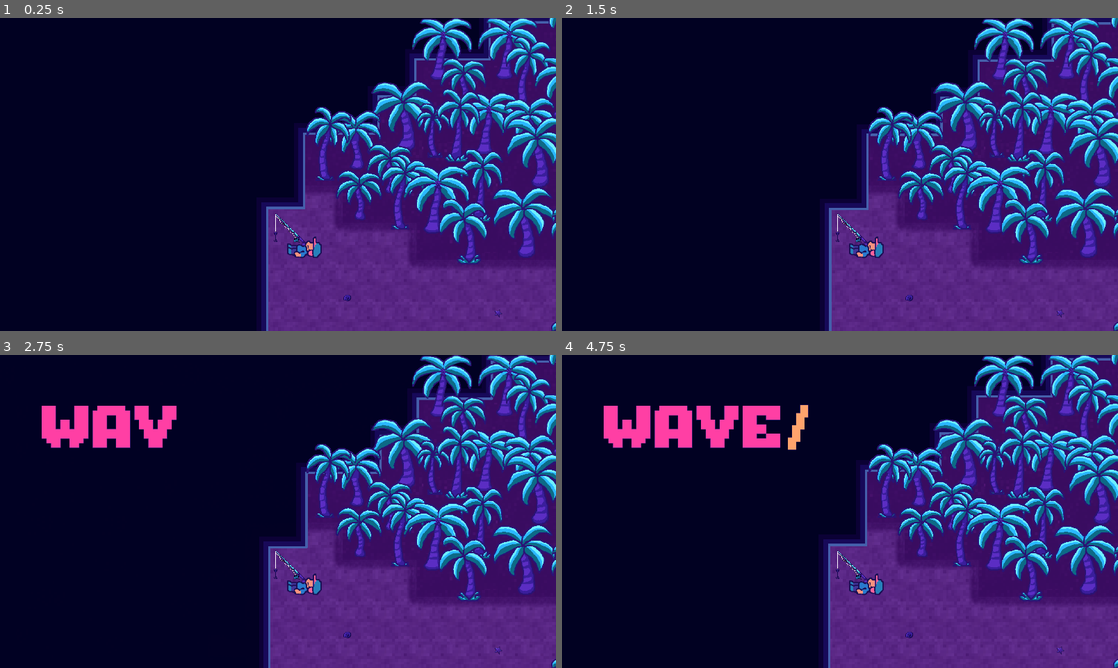
Above: before the commit, frames 1-4 (two rows, left to right).
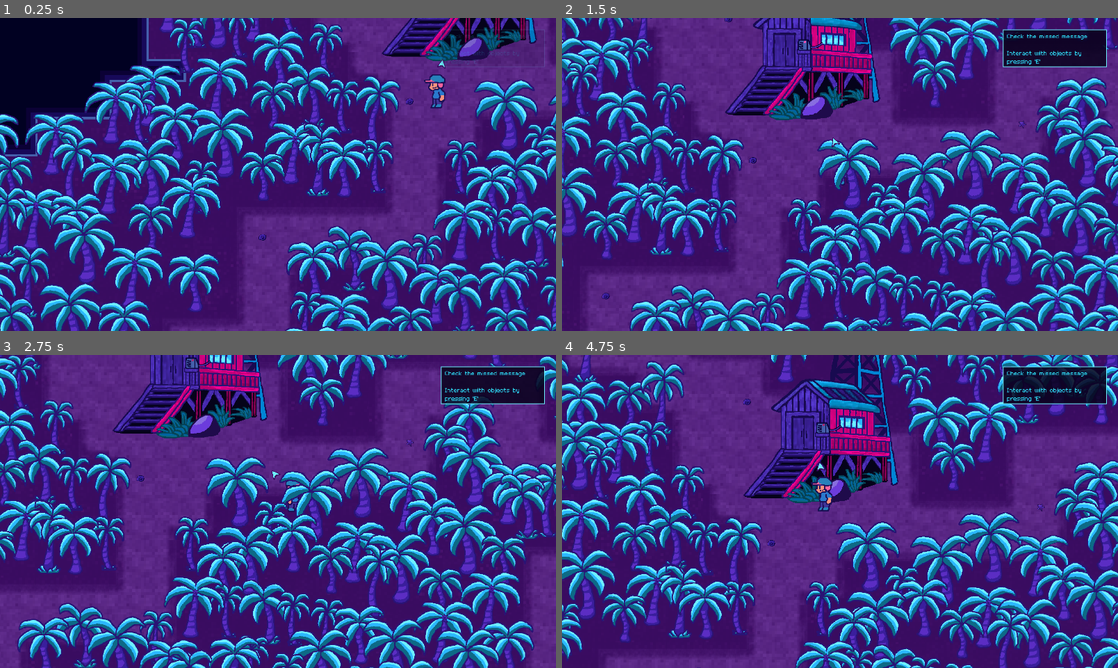
Above: after the commit, the same moments.

Repository: dougwhite/wave-length
Game: Godot game, scene res://scenes/game.tscn
Same seed, same stepped clock (60 frames per second), same inputs: the game is played once before the commit and once after it.
Inputs:
- Up to frame 1 (0.25 s): no input
- Up to frame 2 (1.5 s): tap Enter (ui_accept) at 0.5, 0.77 s; hold Right (move_right) 0.53-1.28 s; tap E (interact, bound only after the commit) at 0.6, 1.35 s; hold S (move_down) from 1.28 s (still down)
- Up to frame 3 (2.75 s): tap Enter (ui_accept) at 1.52 s; release S (move_down) at 2.03 s; hold Right (move_right) from 2.03 s (still down); tap E (interact, bound only after the commit) at 2.1 s
- Up to frame 4 (4.75 s): release Right (move_right) at 2.78 s; hold Up (move_up) 2.78-3.53 s; tap E (interact, bound only after the commit) at 2.85, 3.6, 4.35 s; tap Enter (ui_accept) at 3.02, 3.77, 4.52 s; hold Left (move_left) from 3.53 s (still down)

The runs differ from the first frame. In frame 1, 83% of the frame differs, in the area x 0-100%, y 0-100%; in frame 2, 92%; in frame 3, 91%; in frame 4, 92%.

Commit message:
Added radio asset. Extended porch on radio hut to fit the new radio. Tidied up behaviour of objective arrow. Added interactables, added new answering radio message stage. Tweaks to objectives fade timing

Diff:
--- a/project.godot
+++ b/project.godot
@@ -49,6 +49,11 @@
 , Object(InputEventKey,"resource_local_to_scene":false,"resource_name":"","device":-1,"window_id":0,"alt_pressed":false …(183 unchanged characters)…
 ]
 }
+interact={
+"deadzone": 0.2,
+"events": [Object(InputEventKey,"resource_local_to_scene":false,"resource_name":"","device":-1,"window_id":0,"alt_pressed":false,"shift_pressed":false,"ctrl_pressed":false,"meta_pressed":false,"pressed":false,"keycode":0,"physical_keycode":69,"key_label":0,"unicode":101,"location":0,"echo":false,"script":null)
+]
+}
 
 [rendering]
 
--- a/scenes/game.tscn
+++ b/scenes/game.tscn
@@ -25,6 +25,7 @@
 [ext_resource type="PackedScene" uid="uid://dl6ltjuc0nrh1" path="res://scenes/ui/objectives.tscn" id="22_bt5mj"]
 [ext_resource type="PackedScene" uid="uid://csdp4uljpxkua" path="res://scenes/arrow.tscn" id="23_e1j6l"]
 [ext_resource type="PackedScene" uid="uid://bdjp6yrn2nh0v" path="res://scenes/narrative/zone.tscn" id="25_pl11u"]
+[ext_resource type="PackedScene" uid="uid://dn024kiw0kc6v" path="res://scenes/radio.tscn" id="26_bhx41"]
 
 [sub_resource type="TileSetAtlasSource" id="TileSetAtlasSource_lnu2h"]
 texture = ExtResource("1_yqjtg")
@@ -1285,7 +1286,7 @@
 position_smoothing_enabled = true
 
 [node name="Arrow" parent="Objects/Player" node_paths=PackedStringArray("player") instance=ExtResource("23_e1j6l")]
-z_index = 1
+z_index = 2
 player = NodePath("..")
 
 [node name="RadioHut" parent="Objects" instance=ExtResource("21_5newe")]
@@ -2183,6 +2184,11 @@
 
 [node name="Shell8" parent="Objects/Doodads" instance=ExtResource("16_1kice")]
 position = Vector2(2073, -1085)
+
+[node name="Radio" parent="Objects" groups=["selectables"] instance=ExtResource("26_bhx41")]
+z_index = 1
+position = Vector2(2310, -977)
+disabled = true
 
 [node name="Audio" type="Node" parent="."]
 
@@ -2211,6 +2217,7 @@
 
 [node name="NarrativeManager" type="Node" parent="."]
 script = ExtResource("22_37s47")
+start_stage = 4
 
 [node name="Locations" type="Node2D" parent="NarrativeManager"]
 metadata/_edit_group_ = true
@@ -2220,6 +2227,7 @@
 position = Vector2(225, 271)
 
 [node name="RadioHutZone" parent="NarrativeManager/Locations" instance=ExtResource("25_pl11u")]
+visible = false
 position = Vector2(2252, -573)
 
 [node name="CollisionShape2D" type="CollisionShape2D" parent="NarrativeManager/Locations/RadioHutZone"]
--- a/scenes/player.tscn
+++ b/scenes/player.tscn
@@ -404,6 +404,9 @@
 [sub_resource type="CapsuleShape2D" id="CapsuleShape2D_3vyb7"]
 radius = 20.0
 height = 68.0
+
+[sub_resource type="CircleShape2D" id="CircleShape2D_g2els"]
+radius = 145.08618
 
 [node name="Player" type="CharacterBody2D"]
 y_sort_enabled = true
@@ -413,10 +416,18 @@
 sprite_frames = SubResource("SpriteFrames_tuyoq")
 animation = &"sleep"
 autoplay = "sleep"
-frame_progress = 0.20211205
 offset = Vector2(0, -60)
 
 [node name="CollisionShape2D" type="CollisionShape2D" parent="."]
 z_index = 1
 position = Vector2(0, -34)
 shape = SubResource("CapsuleShape2D_3vyb7")
+
+[node name="SelectionRadius" type="Area2D" parent="."]
+
+[node name="CollisionShape2D" type="CollisionShape2D" parent="SelectionRadius"]
+position = Vector2(0, -61)
+shape = SubResource("CircleShape2D_g2els")
+
+[connection signal="body_entered" from="SelectionRadius" to="." method="_on_selection_radius_body_entered"]
+[connection signal="body_exited" from="SelectionRadius" to="." method="_on_selection_radius_body_exited"]
--- /dev/null
+++ b/scenes/radio.tscn
@@ -0,0 +1,34 @@
+[gd_scene load_steps=4 format=3 uid="uid://dn024kiw0kc6v"]
+
+[ext_resource type="Script" uid="uid://dimbog4ae788d" path="res://scripts/radio.gd" id="1_ldjbc"]
+[ext_resource type="Texture2D" uid="uid://cgeel4uo4wg82" path="res://art/radio.png" id="1_y83x7"]
+
+[sub_resource type="RectangleShape2D" id="RectangleShape2D_ldjbc"]
+size = Vector2(49, 40)
+
+[node name="Radio" type="StaticBody2D"]
+script = ExtResource("1_ldjbc")
+
+[node name="base" type="Sprite2D" parent="."]
+position = Vector2(41, -23)
+texture = ExtResource("1_y83x7")
+region_enabled = true
+region_rect = Rect2(0, 0, 96, 64)
+
+[node name="glow" type="Sprite2D" parent="."]
+modulate = Color(1, 1, 1, 0)
+position = Vector2(57, -23)
+texture = ExtResource("1_y83x7")
+region_enabled = true
+region_rect = Rect2(0, 64, 128, 64)
+
+[node name="light" type="Sprite2D" parent="."]
+modulate = Color(1, 1, 1, 0)
+position = Vector2(25, -39)
+texture = ExtResource("1_y83x7")
+region_enabled = true
+region_rect = Rect2(96, 0, 32, 32)
+
+[node name="CollisionShape2D" type="CollisionShape2D" parent="."]
+position = Vector2(24.5, -20)
+shape = SubResource("RectangleShape2D_ldjbc")
--- a/scripts/arrow.gd
+++ b/scripts/arrow.gd
@@ -15,6 +15,7 @@
 	sprite.modulate.a = 0.0
 
 func _process(_delta):
+	# If we have no objective or player, we should hide the arrow
 	if objective == null or player == null:
 		if not _hidden:
 			_fade_out()
@@ -22,14 +23,23 @@
 
 	# Figure out angle from player to the objective
 	var player_center = player.global_position + Vector2(0.0, -55.0)
-	var dir: Vector2 = (objective.global_position - player_center).normalized()
+	var dir: Vector2 = objective.global_position - player_center
 
-	global_position = player_center + dir * FLOAT_DIST
+	# If we are really close, just float the arrow on the object
+	if dir.length() < FLOAT_DIST:
+		global_position = objective.global_position
+	# otherwise put it a set distance away from the player
+	else:
+		global_position = player_center + dir.normalized() * FLOAT_DIST
+
+	# turn the arrow to face the direction of the object
 	sprite.rotation = dir.angle()
 
+	# if the objective arrow was hidden, fade it in now
 	if _hidden:
 		_fade_in()
 
+# fades the arrow in
 func _fade_in() -> void:
 	_hidden = false
 	var tween = create_tween()
@@ -38,6 +48,7 @@
 		.set_trans(Tween.TRANS_SINE) \
 		.set_ease(Tween.EASE_IN)
 
+# fades the arrow out
 func _fade_out() -> void:
 	_hidden = true
 	var tween = create_tween()
--- /dev/null
+++ b/scripts/interactable.gd
@@ -0,0 +1,62 @@
+# All interactables require a collisionshape2d
+class_name Interactable
+extends StaticBody2D
+
+signal interacted
+
+const FADE_TIME = .25
+
+@onready var glow = $glow
+@export var selected: bool = false
+@export var disabled: bool = false
+
+var _target_alpha = 0.0
+var _tween_alpha = 0.0
+var _glow_tween: Tween
+
+func _process(_delta):
+	# we aren't initialized yet, do nothing
+	if not glow:
+		return
+
+	# figure out if we should be on or off
+	if not selected or disabled:
+		_target_alpha = 0.0
+	else:
+		_target_alpha = 1.0
+
+	# if we are already there, do nothing
+	if _target_alpha == glow.modulate.a:
+		return
+
+	# otherwise start heading in the right direction
+	_tween_glow()
+
+func _tween_glow():
+	# if our current tween is already heading in the right direction, we don't need to do anything
+	if _tween_alpha == _target_alpha:
+		return
+
+	# dispose of any existing tween and recreate it
+	if _glow_tween:
+		_glow_tween.kill()
+		_glow_tween = null
+	_glow_tween = create_tween()
+
+	# figure out how fast we should fade
+	var _time = abs(_target_alpha - glow.modulate.a) * FADE_TIME
+
+	# kick off the new effect
+	_glow_tween.tween_property(glow, "modulate:a", _target_alpha, _time) \
+		.set_trans(Tween.TRANS_SINE) \
+		.set_ease(Tween.EASE_IN_OUT)
+
+	# keep track of which direction the current tween is heading
+	_tween_alpha = _target_alpha
+
+
+func _ready():
+	add_to_group("selectables")
+
+func interact():
+	emit_signal("interacted")
--- a/scripts/narrative/narrative_manager.gd
+++ b/scripts/narrative/narrative_manager.gd
@@ -7,6 +7,7 @@
 @onready var objectives = $"../CanvasLayer/Objectives"
 @onready var arrow = $"../Objects/Player/Arrow"
 @onready var locations = $Locations
+@onready var radio = $"../Objects/Radio"
 
 # Enum stages of the game
 enum Stage {
@@ -14,13 +15,15 @@
 	WAKE_ON_BEACH,
 	WALK_TO_TOWER,
 	RECEIVE_MESSAGE,
+	USE_RADIO,
 }
 @export var start_stage = Stage.OPENING_TITLE
 var current_stage: int
 
 # Narrative actors
-var Harry = DialogueSpeaker.new("Harry", Color.WHITE)
-var Voice = DialogueSpeaker.new("", Color.CYAN)
+var Harry = DialogueSpeaker.new("Harry", Color("#34A5FF"))
+var Voice = DialogueSpeaker.new("", Color("#3A1D75"))
+var Radio = DialogueSpeaker.new("Radio", Color("#FFA36C"))
 
 # Set up and start the story
 func _ready() -> void:
@@ -47,6 +50,8 @@
 			await _stage_walk_to_tower()
 		Stage.RECEIVE_MESSAGE:
 			await _stage_receive_message()
+		Stage.USE_RADIO:
+			await _stage_use_radio()
 
 func dialog(messages: Array[DialogueMessage]):
 	# Whenever there is dialogue we need to freeze the player
@@ -69,12 +74,19 @@
 
 # Helper for camera zooms
 func zoom(target: Node2D, duration: float = 1.0) -> void:
+	# Halt the player input while we move the camera
+	player.input_enabled = false
+
+	# Pan the camera to the target
 	var tween = create_tween()
 	tween.tween_property(camera_2d, "global_position", target.global_position, duration) \
 			.set_trans(Tween.TRANS_SINE) \
 			.set_ease(Tween.EASE_OUT)
 	await tween.finished
 
+	# Re-enable player input when we are done
+	player.input_enabled = true
+
 # Fade in the title menu, wait for them to press space
 func _stage_opening_title():
 	# Disable the player input when we are at the title
@@ -142,6 +154,9 @@
 	# If we are in debug, start next to the radio tower
 	teleport(zone("RadioHutZone"))
 
+	# Turn on the radio light
+	radio.light_on = true
+
 	# Focus camera on the radio hut
 	await zoom(zone("RadioHutZoom"))
 
@@ -153,3 +168,47 @@
 
 	# Focus camera back on harry
 	await zoom(player)
+
+	# Start the next stage
+	current_stage = Stage.USE_RADIO
+	start_story()
+
+func _stage_use_radio():
+	# If we are in debug, start next to the radio tower
+	teleport(zone("RadioHutZone"))
+
+	# Turn on the radio light in case we started here in debug mode
+	radio.light_on = true
+
+	# Teach the player how to interact with things
+	objectives.show_objective("Check the missed message\n\nInteract with objects by pressing 'E'")
+	arrow.objective = radio
+
+	# Wait for players to find their way to the tower
+	await radio.interacted
+
+	# complete the objective
+	objectives.complete_objective()
+	arrow.objective = null
+
+	# disable the radio
+	radio.disabled = true
+
+	# The radio transmission
+	await dialog([
+		Radio.say("*kssshhh* ...MAYDAY... MAYDAY... coastal station, do you copy... *krrt*"),
+		Radio.say("...multiple entities detected... signal origin unknown... *kssssht*"),
+		Radio.say("*krrt* ...closing fast on your island... repeat: on your island... *ksssh*"),
+		Radio.say("ETA... *kssshh* ...any minute... standby... *krrt*"),
+		Radio.say("*ksssh* ...you must prepare... do you underst- *signal lost*"),
+	])
+
+	# Turn the radio light off
+	radio.light_on = false
+
+	# Harry is in denial, but "good" at his job
+	await dialog([
+		Harry.say("Definitely a mistake..."),
+		Harry.say("Still... Protocol says I should boost the signal if a Mayday is in range."),
+		Harry.say("What was that damn frequency again?")
+	])
--- a/scripts/player.gd
+++ b/scripts/player.gd
@@ -3,6 +3,7 @@
 var input_enabled = true
 
 @onready var animated_sprite = $AnimatedSprite2D
+@onready var selection_radius = $SelectionRadius
 
 const SPEED = 300.0
 var last_dir = 1 	# 0 - right, 1 - left, 2 - down, 3 - up
@@ -11,6 +12,8 @@
 
 	if not input_enabled:
 		return;
+
+	_handle_other_input()
 
 	var direction = Input.get_axis("move_left", "move_right")
 	if direction:
@@ -49,3 +52,19 @@
 			animated_sprite.play("idle_up")
 
 	move_and_slide()
+
+# handles any non movement based input (interaction, radio signals etc)
+func _handle_other_input():
+	# If the player presses interact, send an interact event to any selectables in the area
+	if Input.is_action_just_pressed("interact"):
+		for body in selection_radius.get_overlapping_bodies():
+			if body.is_in_group("selectables"):
+				body.interact()
+
+func _on_selection_radius_body_entered(body):
+	if body.is_in_group("selectables"):
+		body.selected = true
+
+func _on_selection_radius_body_exited(body):
+	if body.is_in_group("selectables"):
+		body.selected = false
--- /dev/null
+++ b/scripts/radio.gd
@@ -0,0 +1,46 @@
+extends Interactable
+
+@onready var light = $light
+@export var light_on: bool = false : set = set_light_on
+var _pulse_tween: Tween
+
+# property setter for light_on
+func set_light_on(value: bool) -> void:
+
+	# first, handle the property setting itself
+	if light_on == value:
+		return
+	light_on = value
+
+	disabled = not light_on
+
+	# dispose of any existing tween and recreate it
+	if _pulse_tween:
+		_pulse_tween.kill()
+		_pulse_tween = null
+
+	# If we have a message, kick off a pulsing light
+	if light_on:
+		_pulse_light()
+	# otherwise just turn it off immediately
+	else:
+		light.modulate.a = 0.0
+
+# Creates the light pulsing tween effect
+func _pulse_light():
+	# start at alpha 0
+	light.modulate.a = 0.0
+
+	# create the new tween, set it to infinitely loop
+	_pulse_tween = create_tween()
+	_pulse_tween.set_loops()
+
+	# fade in
+	_pulse_tween.tween_property(light, "modulate:a", 1.0, 0.5) \
+		.set_trans(Tween.TRANS_SINE) \
+		.set_ease(Tween.EASE_IN_OUT)
+
+	# fade_out
+	_pulse_tween.tween_property(light, "modulate:a", 0.0, 0.5) \
+		.set_trans(Tween.TRANS_SINE) \
+		.set_ease(Tween.EASE_IN_OUT)
--- a/scripts/ui/objectives.gd
+++ b/scripts/ui/objectives.gd
@@ -4,6 +4,7 @@
 @onready var label = $PanelContainer/MarginContainer/Label
 
 const FADE_IN_TIME = .75
+const FADE_COL_TIME = .25
 const FADE_OUT_TIME = 1.5
 const PROG_COLOR = Color("#6ef0ff")
 const DONE_COLOR = Color("#ff3fa4")
@@ -36,11 +37,11 @@
 func _fade_out():
 	var tween = create_tween()
 
-	tween.parallel().tween_property(label, "modulate", DONE_COLOR, FADE_OUT_TIME) \
+	tween.parallel().tween_property(label, "modulate", DONE_COLOR, FADE_COL_TIME) \
 		.set_trans(Tween.TRANS_SINE) \
 		.set_ease(Tween.EASE_IN)
 
-	tween.parallel().tween_property(stylebox, "border_color", DONE_COLOR, FADE_OUT_TIME) \
+	tween.parallel().tween_property(stylebox, "border_color", DONE_COLOR, FADE_COL_TIME) \
 		.set_trans(Tween.TRANS_SINE) \
 		.set_ease(Tween.EASE_IN)
 
Binary file changed: art/radio-hut.png
Binary file added: art/radio.png
Not shown, added: art/radio.png.import
Not shown: 1 places in scenes/game.tscn that only renumber resources
Not shown: 1 places in scenes/player.tscn that only renumber resources
Not shown, added: scripts/interactable.gd.uid
Not shown, added: scripts/radio.gd.uid
Not shown, changed: art/radio-hut.kra
Not shown, added: art/radio.kra
